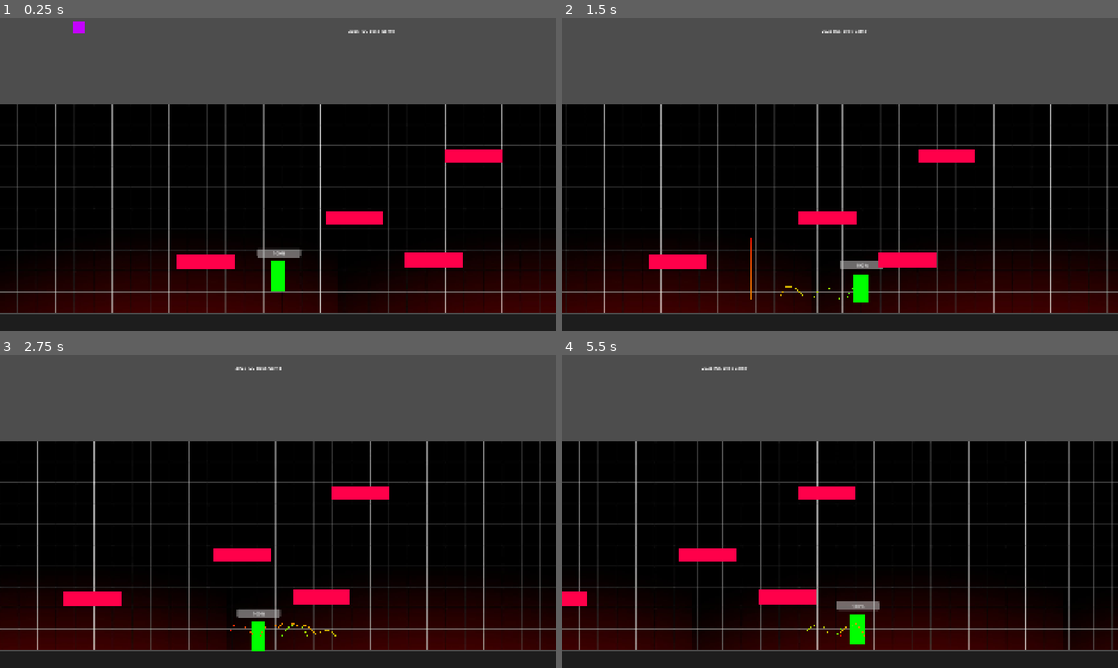
Above: before the commit, frames 1-4 (two rows, left to right).
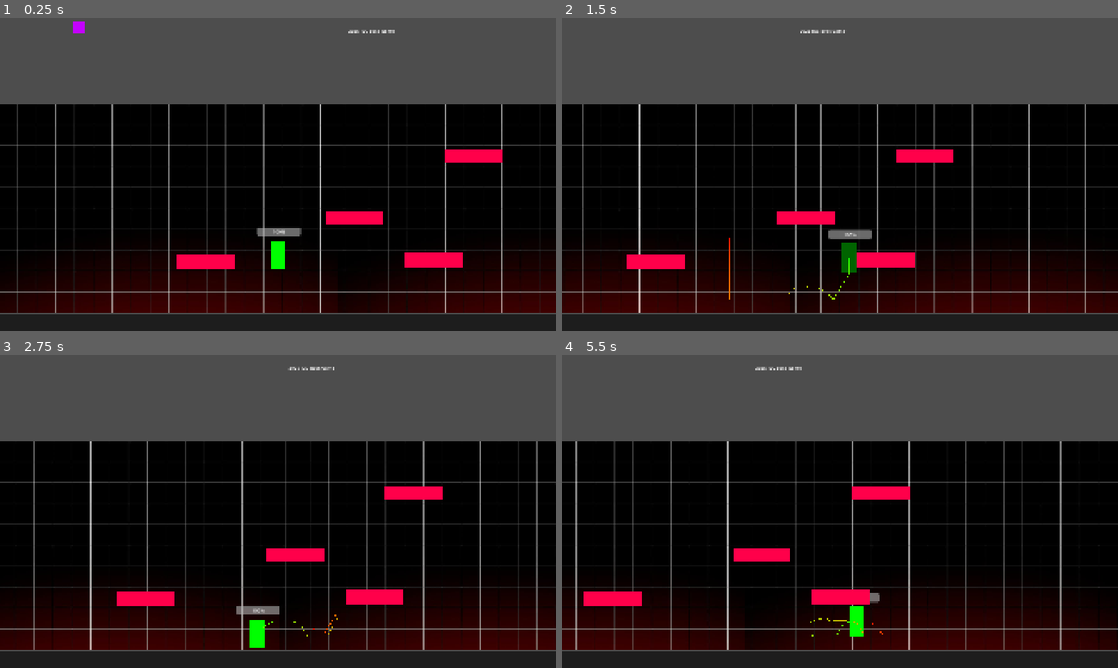
Above: after the commit, the same moments.

Repository: cmoll24/2025_IGC_Vela_Spark
Game: Godot game, scene res://src/main/main.tscn
The game is run twice, just before and just after one commit, with the same random seed, the same clock (stepped at 60 frames per second) and the same inputs.
Inputs:
- Up to frame 1 (0.25 s): no input
- Up to frame 2 (1.5 s): hold C (dash) 0.53-1.28 s; hold Right (move_right) from 0.53 s (still down); tap Z (jump) at 0.77, 0.8, 1.07, 1.35 s
- Up to frame 3 (2.75 s): tap Z (jump) at 1.52, 1.82, 2.3 s; tap C (dash) at 1.55 s; release Right (move_right) at 2.03 s; hold Left (move_left) from 2.03 s (still down); hold C (dash) from 2.03 s (still down)
- Up to frame 4 (5.5 s): release Left (move_left) at 2.78 s; release C (dash) at 2.78 s; hold Right (move_right) 2.78-4.28 s; tap C (dash) at 2.85, 4.35 s; tap Z (jump) at 3.02, 3.32, 4.52, 4.82, 5.3 s; hold Z (jump) 3.53-4.28 s; hold Left (move_left) 4.28-5.03 s; hold Right (move_right) from 5.03 s (still down); hold C (dash) from 5.03 s (still down)

The runs differ from the first frame. In frame 1, 0.7% of the frame differs, in the area x 46-55%, y 67-88%; in frame 2, 7.7%; in frame 3, 8.6%; in frame 4, 9.0%, in the area x 0-100%, y 3-95%.

Commit message:
Knockback changes

Diff:
--- a/2025-igc-boss/src/player/player_controller.gd
+++ b/2025-igc-boss/src/player/player_controller.gd
@@ -21,8 +21,8 @@
 var has_dash = true
 var dash_attack_state = false
 @export_category("Knockback variables")
-@export var knockback_force: float = 2000.0
-@export var knockback_upward_force: float = 300.0
+@export var knockback_force: float = 1000.0
+@export var knockback_upward_force: float = 250.0
 @export var knockback_duration: float = 0.2
 
 var knockback_vector: Vector2 = Vector2.ZERO
@@ -55,27 +55,20 @@
 	else:
 		current_gravity = GRAVITY
 
-	if dash_attack_state == false:
-		velocity.y += min(current_gravity * delta, MAX_FALL_SPEED)
-		horizontal_movement(delta)
+	#Movement States
+	if is_knocked_back:
+		knockback_process(delta)
 	else:
-		dash_movement(delta)
-	jump(delta)
+		if dash_attack_state:
+			dash_movement(delta)
+		else:
+			velocity.y += current_gravity * delta
+			horizontal_movement(delta)
+		jump(delta)
 
 	if is_touching_floor:
 		has_dash = true
 
-
-	velocity.y += min(current_gravity * delta, MAX_FALL_SPEED)
-
-	if is_knocked_back:
-		knockback_process(delta)
-	else:
-		horizontal_movement(delta)
-		jump(delta)
-
-	horizontal_movement(delta)
-	jump(delta)
 	debug_animation()
 
 	move_and_slide()
@@ -172,10 +165,10 @@
 
 func apply_knockback(from_position: Vector2) -> void:
 	#knock player off the opposite direction
-	var direction = (global_position - from_position).normalized()
-	knockback_vector = direction * knockback_force
-	#small upward lift
-	knockback_vector.y = -knockback_upward_force
+	var direction_sign = sign(global_position.x - from_position.x)
+	var k_vector = Vector2(direction_sign * knockback_force, -knockback_upward_force)
+	knockback_vector = k_vector
+	#set timer
 	is_knocked_back = true
 	knockback_timer = knockback_duration
 
